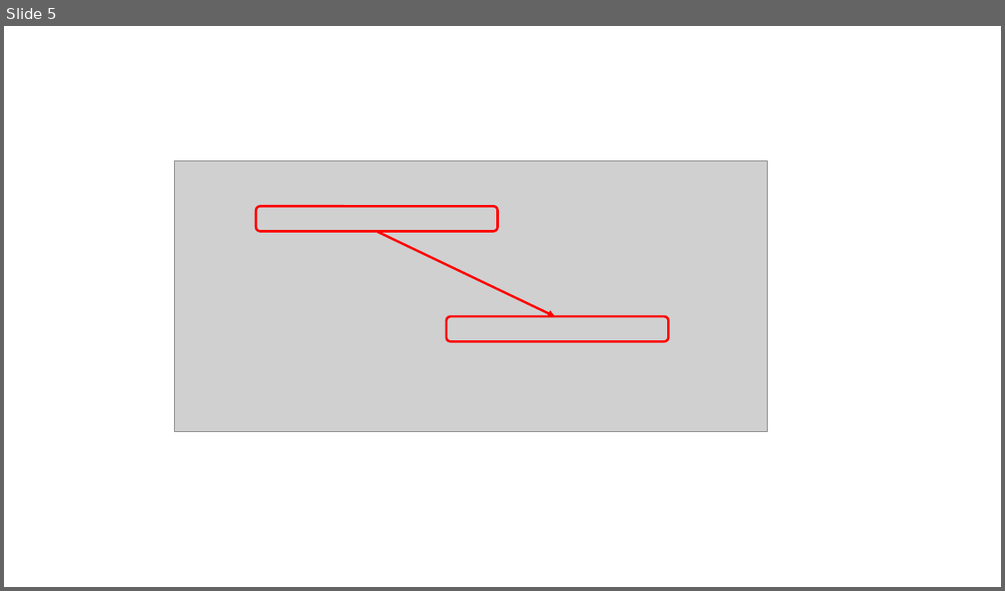
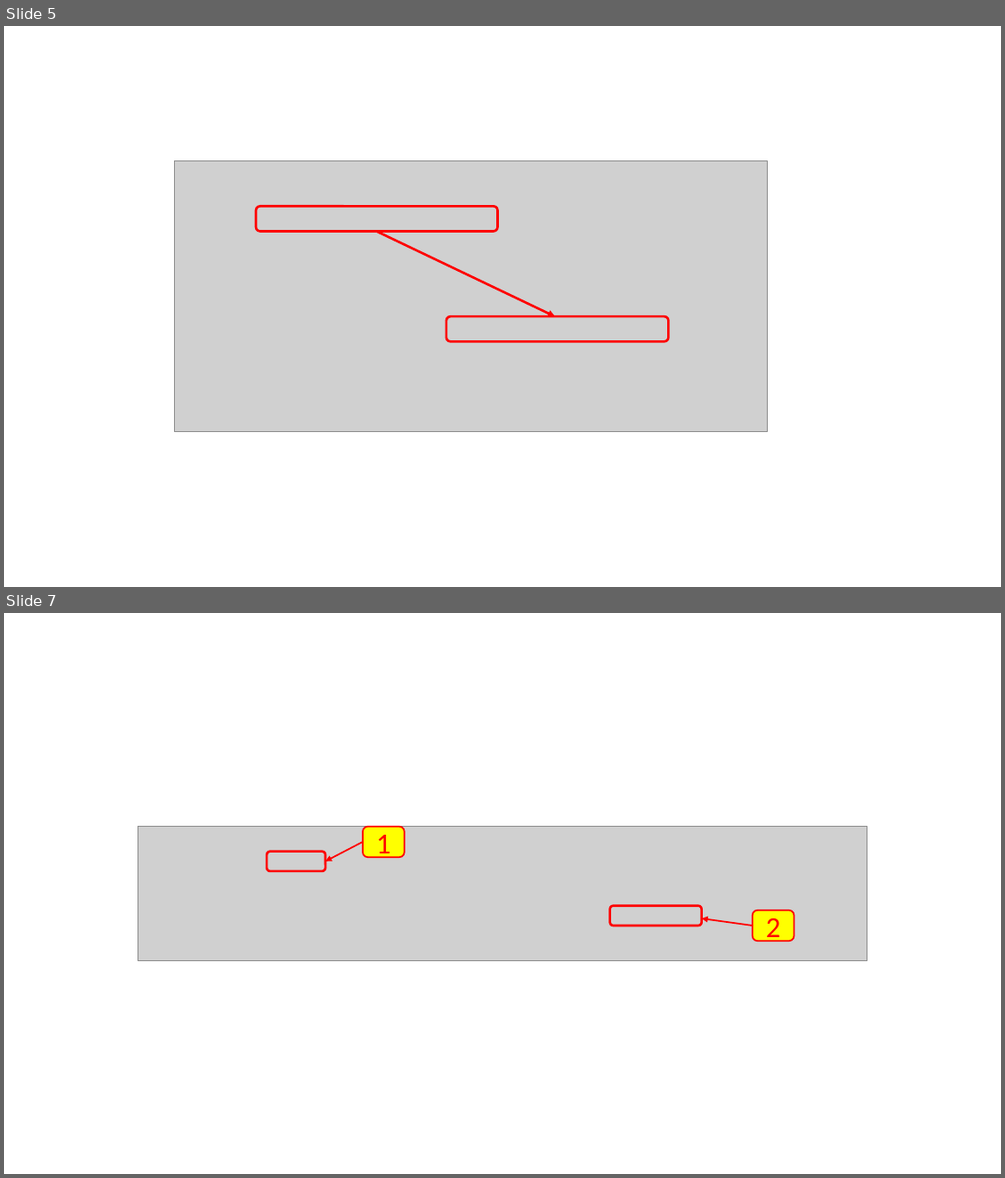
Before and after one commit to COM-LAB-I-2565/COM-LAB-I-LabSheet-4, a slide deck: Pictures/picture capture and edit.pptx. Shown one above the other, each under a label of ours: slide 5 before the commit, slides 5 and 7 after it; the slides between them are not shown. The pictures are 1005x591 and 1005x1178 pixels, drawn with LibreOffice and Linux fonts; fonts in the diff are those of the drawing; grey boxes stand for pictures. Boxes give left, top, right and bottom in pixels: in the first picture for what was removed or moved away, otherwise in the second. Text is boxed around its words. In the diff, an @@ line names an element or a change of style, - is before the commit and + after.

```diff
--- a/Pictures/picture capture and edit.pptx
+++ b/Pictures/picture capture and edit.pptx
@@ slide 7 added at bbox=[4, 613, 1001, 1174], background #FFFFFF @@
@@ picture added at bbox=[138, 826, 867, 960] @@
@@ rounded rectangle added at bbox=[363, 826, 404, 857], fill #FFFF00, outline #FF0000 1.5 pt, 28 pt, text #FF0000 @@
+1
@@ rounded rectangle added at bbox=[267, 852, 324, 871], outline #FF0000 2.25 pt @@
@@ arrow added from (363, 842) to (325, 861), #FF0000 1.5 pt @@
@@ rounded rectangle added at bbox=[610, 906, 702, 925], outline #FF0000 2.25 pt @@
@@ arrow added from (752, 925) to (702, 918), #FF0000 1.5 pt @@
@@ rounded rectangle added at bbox=[752, 910, 794, 941], fill #FFFF00, outline #FF0000 1.5 pt, 28 pt, text #FF0000 @@
+2
```
Also in this commit, not shown: 11 other slides added, 8 slides removed.
